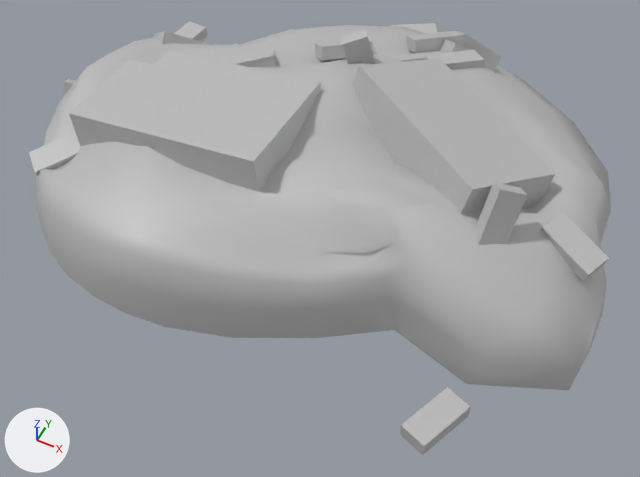
What one commit did to the FBX model WhiteBox_Temp/Assets/Models/Rubble_Pile_01.fbx.
Rendered twice from a 50 mm camera at (0.0259, -0.0176, 0.0215) aimed at (0.0173, -0.0006, 0.0002). The lights are fixed; the arrows at lower left show +X, +Y and +Z. Where no turn or scale is listed for an object, it has been applied to the vertices.

Objects in the first picture: 'BrickBundle_01', 'Brick_Bundle_02', 'Bricks', 'Mound'.
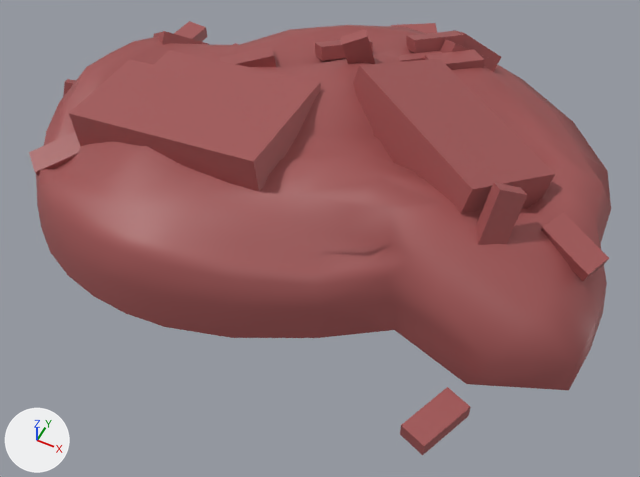
The newer file is also turned or shifted as a whole; pictures and numbers use the older file's frame.

The edits, one by one:
Material 'Env_Set_01' (mat_env_set_01) is new.
Its base color is (0.358, 0.0912, 0.0912) (brown #a15555).
me_mesh_001 has 16 vertices, 11 faces and spans x -0.00333..0.00333, y -0.00205..0.00205, z -0.00104..0.00106.
me_mesh_001 no longer uses material mat_lambert1 (grey #bcbcbc).
me_mesh_001 now uses material mat_env_set_01 (brown #a15555).
me_mesh_002 has 8 vertices, 5 faces and spans x -0.00343..0.00343, y -0.0031..0.0031, z -0.00131..0.00131.
me_mesh_002 no longer uses material mat_lambert1 (grey #bcbcbc).
me_mesh_002 now uses material mat_env_set_01 (brown #a15555).
me_mesh has 209 vertices, 192 faces and spans x -0.0061..0.0126, y -0.006..0.0089, z -0.0002..0.0038.
me_mesh no longer uses material mat_lambert1 (grey #bcbcbc).
me_mesh now uses material mat_env_set_01 (brown #a15555).
me_mesh_003 has 144 vertices, 108 faces and spans x -0.0058..0.013, y -0.0094..0.0081, z -0.0029..0.0019.
me_mesh_003 no longer uses material mat_lambert1 (grey #bcbcbc).
me_mesh_003 now uses material mat_env_set_01 (brown #a15555).

What differs and where, as boxes [x1, y1, x2, y2] in the pictures (640 x 477 px):
'Mound', recoloured (grey to brown)
    both: [36, 25, 611, 390]
'BrickBundle_01', recoloured (grey to brown)
    both: [69, 50, 321, 192]
'Brick_Bundle_02', recoloured (grey to brown)
    both: [353, 59, 555, 213]
'Bricks', recoloured (grey to brown)
    both: [29, 21, 609, 455]
